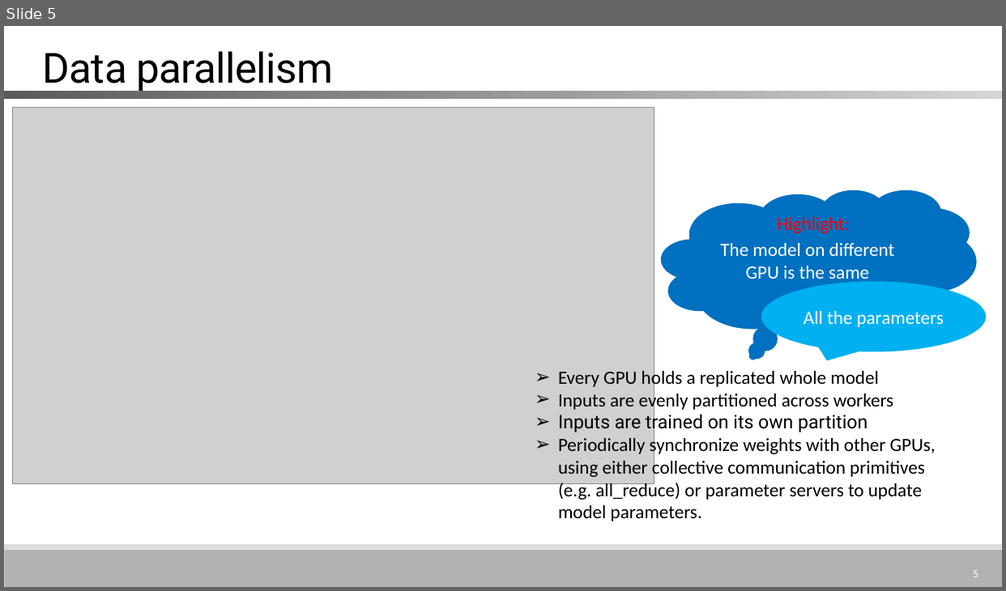
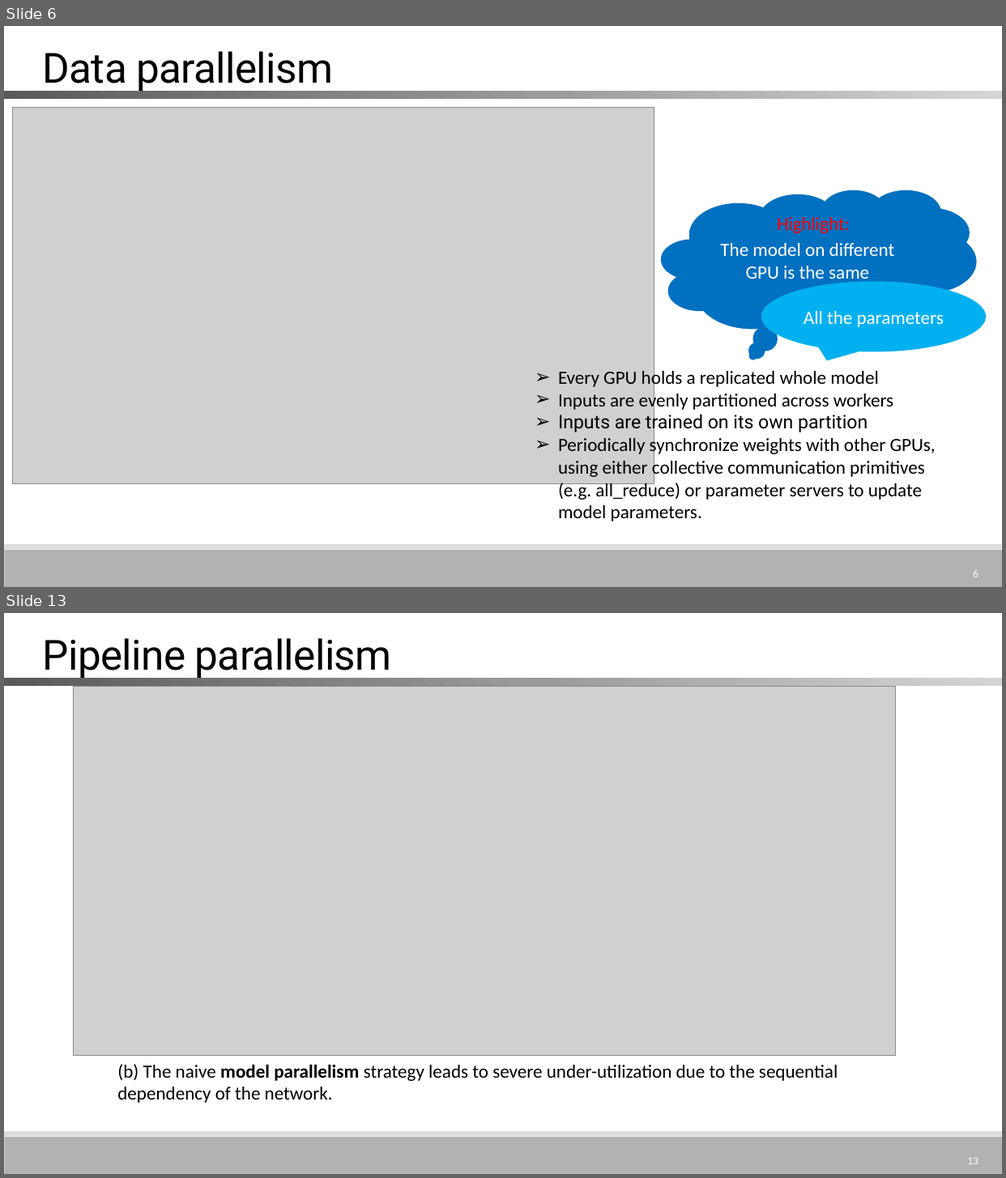
Before and after one commit to MitchellX/RecordCommand, a slide deck: GPipe.pptx. Shown one above the other, each under a label of ours: slide 5 before the commit, slides 6 and 13 after it; the slides between them are not shown. The pictures are 1006x591 and 1006x1178 pixels, drawn with LibreOffice and Linux fonts; fonts in the diff are those of the drawing; grey boxes stand for pictures. Boxes give left, top, right and bottom in pixels: in the first picture for what was removed or moved away, otherwise in the second. Text is boxed around its words. In the diff, an @@ line names an element or a change of style, - is before the commit and + after.

```diff
--- a/GPipe.pptx
+++ b/GPipe.pptx
@@ slide 13 added at bbox=[4, 613, 1002, 1174], background #FFFFFF; not listed: 2 template elements that a slide beside it also shows @@
@@ title added at bbox=[43, 638, 392, 680], 40 pt, text #000000 @@
+Pipeline parallelism
@@ rectangle added at bbox=[4, 678, 1002, 686], fill gradient #D5D5D5 to #9B9B9B to #5A5A5A @@
@@ picture added at bbox=[74, 687, 896, 1055] @@
@@ text added at bbox=[117, 1064, 837, 1103], 18 pt, text #000000 @@
+(b) The naive model parallelism strategy leads to severe under-utilization due to the sequential dependency of the network.
@@ page number added at bbox=[967, 1157, 978, 1165], 10.5 pt, text #FFFFFF @@
+13
@@ what was slide 5 is now slide 6 @@
@@ page number at bbox=[973, 570, 978, 578]: text changed @@
-5
+6
```
Also in this commit, not shown: 11 slides changed, 16 other slides added, 12 slides removed.
